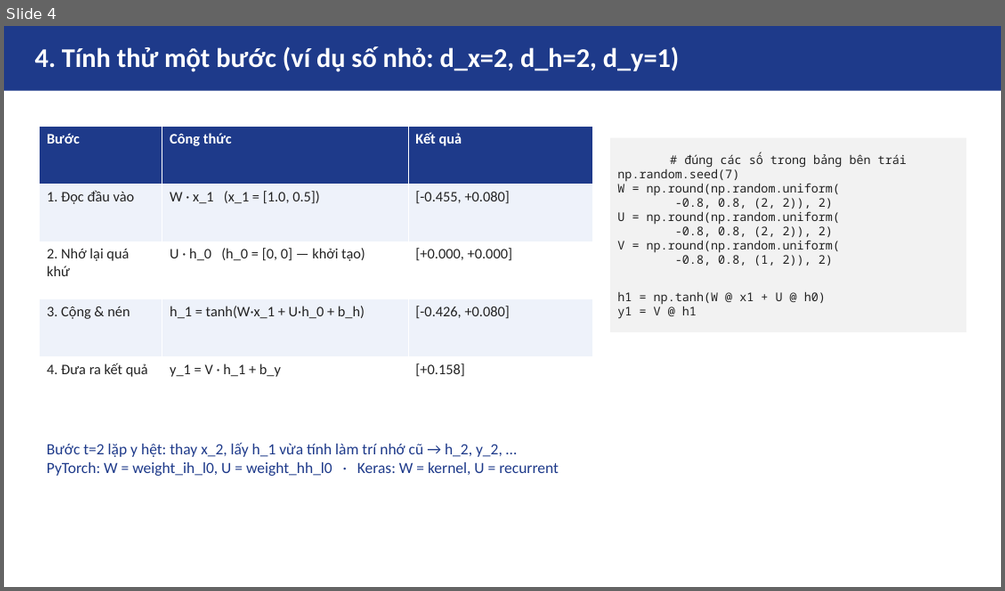
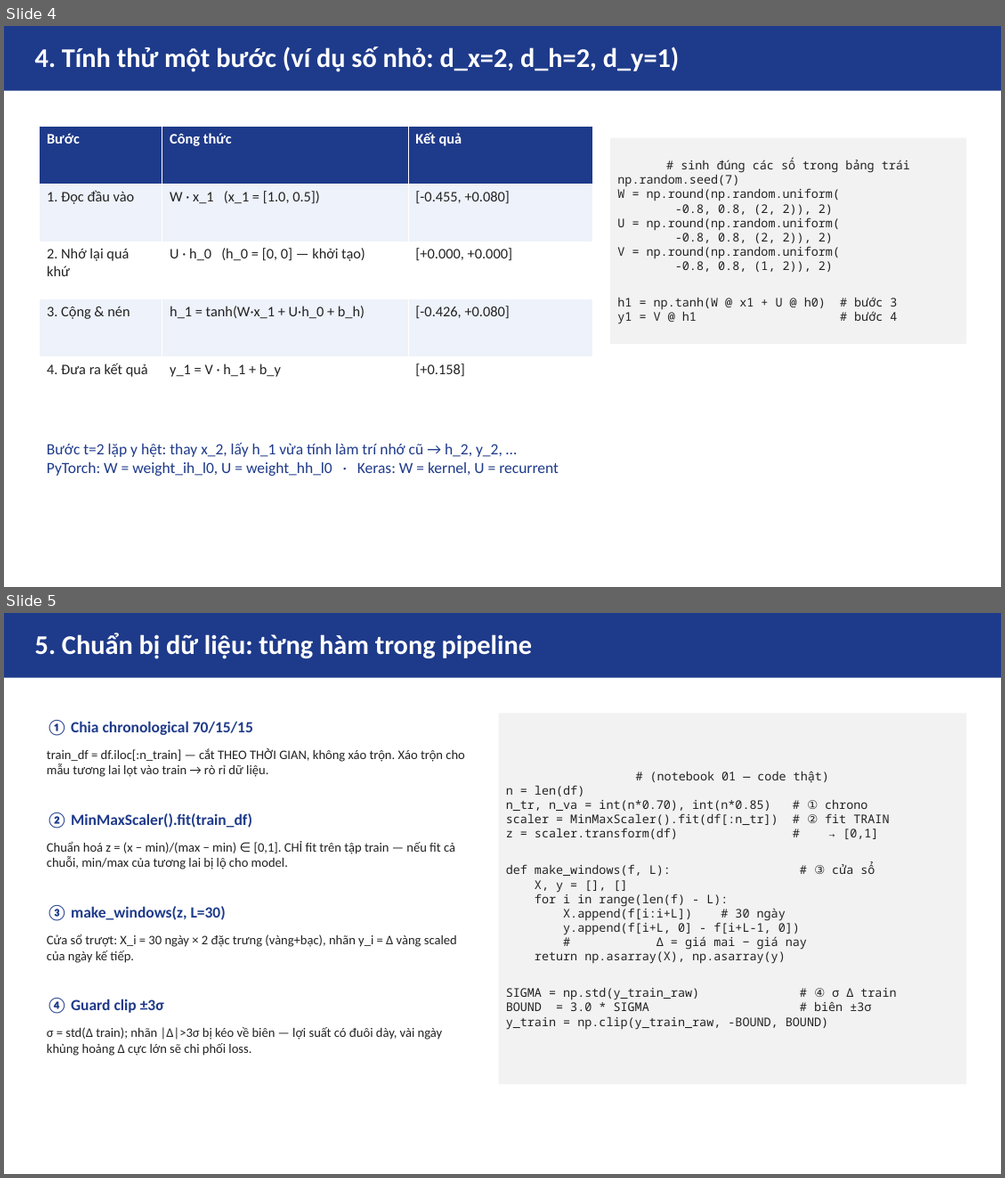
Before and after one commit to lucnguyen1375/HTTM-Presentation, a slide deck: asm06/slides/rnn.pptx. Shown one above the other, each under a label of ours: slide 4 before the commit, slides 4 and 5 after it. The pictures are 1005x591 and 1005x1178 pixels, drawn with LibreOffice and Linux fonts; fonts in the diff are those of the drawing. Boxes give left, top, right and bottom in pixels: in the first picture for what was removed or moved away, otherwise in the second. Text is boxed around its words. In the diff, an @@ line names an element or a change of style, - is before the commit and + after.

```diff
--- a/asm06/slides/rnn.pptx
+++ b/asm06/slides/rnn.pptx
@@ slide 5 added at [4,613,1001,1174], background #FFFFFF @@
@@ rectangle added at [4,613,1001,678], fill #1E3A8A @@
@@ text added at [35,633,533,659], 26 pt, text #FFFFFF, bold @@
+5. Chuẩn bị dữ liệu: từng hàm trong pipeline
@@ rectangle added at [498,714,966,1084], fill #F2F2F2, 11.5 pt, text #222222 @@
+# (notebook 01 — code thật)
+n = len(df)
+n_tr, n_va = int(n*0.70), int(n*0.85) # ① chrono
+scaler = MinMaxScaler().fit(df[:n_tr]) # ② fit TRAIN
+z = scaler.transform(df) # → [0,1]
+def make_windows(f, L): # ③ cửa sổ
+X, y = [], []
+for i in range(len(f) - L):
+X.append(f[i:i+L]) # 30 ngày
+y.append(f[i+L, 0] - f[i+L-1, 0])
+# Δ = giá mai − giá nay
+return np.asarray(X), np.asarray(y)
+SIGMA = np.std(y_train_raw) # ④ σ Δ train
+BOUND = 3.0 * SIGMA # biên ±3σ
+y_train = np.clip(y_train_raw, -BOUND, BOUND)
@@ text added at [47,720,253,736], 15 pt, text #1E3A8A, bold @@
+① Chia chronological 70/15/15
@@ text added at [47,748,464,777], 12.5 pt, text #222222 @@
+train_df = df.iloc[:n_train] — cắt THEO THỜI GIAN, không xáo trộn. Xáo trộn cho mẫu tương lai lọt vào train → rò rỉ dữ liệu.
@@ text added at [47,812,252,828], 15 pt, text #1E3A8A, bold @@
+② MinMaxScaler().fit(train_df)
@@ text added at [47,841,455,869], 12.5 pt, text #222222 @@
+Chuẩn hoá z = (x − min)/(max − min) ∈ [0,1]. CHỈ fit trên tập train — nếu fit cả chuỗi, min/max của tương lai bị lộ cho model.
@@ text added at [47,905,226,921], 15 pt, text #1E3A8A, bold @@
+③ make_windows(z, L=30)
@@ text added at [47,933,457,963], 12.5 pt, text #222222 @@
+Cửa sổ trượt: X_i = 30 ngày × 2 đặc trưng (vàng+bạc), nhãn y_i = Δ vàng scaled của ngày kế tiếp.
@@ text added at [47,997,164,1013], 15 pt, text #1E3A8A, bold @@
+④ Guard clip ±3σ
@@ text added at [47,1027,443,1055], 12.5 pt, text #222222 @@
+σ = std(Δ train); nhãn |Δ|>3σ bị kéo về biên — lợi suất có đuôi dày, vài ngày khủng hoảng Δ cực lớn sẽ chi phối loss.
@@ slide 4 changed as well @@
@@ rectangle "# sinh đúng các số ...": place and size @@
-rectangle "# sinh đúng các số ..." at [610,138,966,332]
+rectangle "# sinh đúng các số ..." at [610,138,966,345]
@@ text in rectangle at [680,158,910,173]: text changed @@
-# đúng các số trong bảng bên trái
+# sinh đúng các số trong bảng trái
@@ text in rectangle at [617,297,897,324]: text changed @@
-h1 = np.tanh(W @ x1 + U @ h0)
-y1 = V @ h1
+h1 = np.tanh(W @ x1 + U @ h0) # bước 3
+y1 = V @ h1 # bước 4
```
Also in this commit, not shown: 3 other slides changed, 4 other slides added, 3 slides removed, 1 other file.
